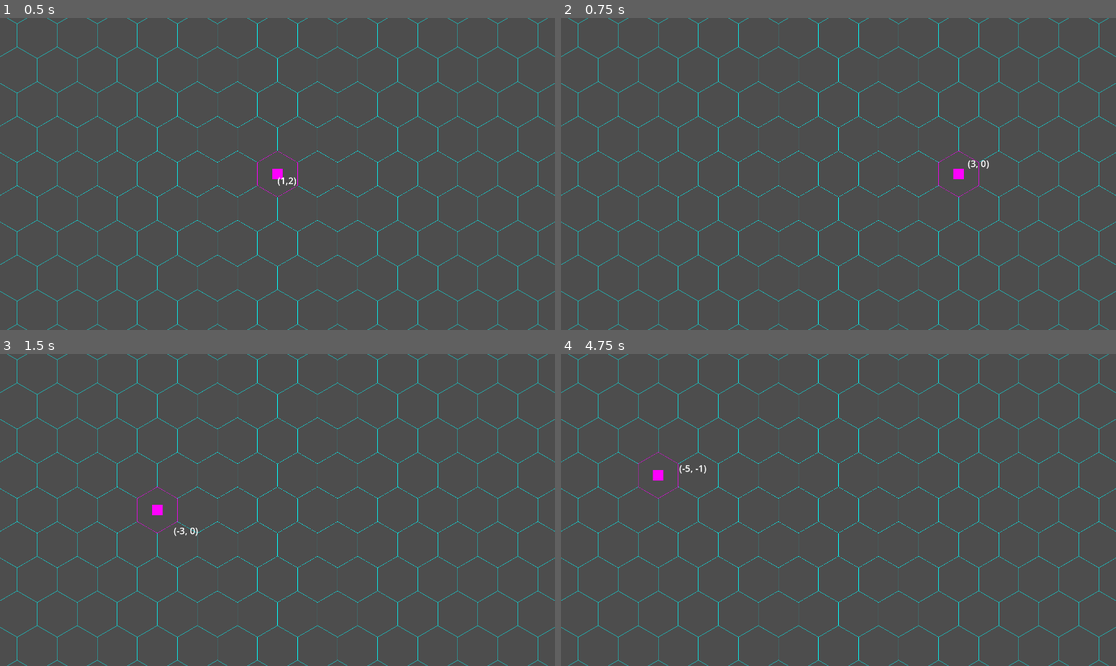
Above: before the commit, frames 1-4 (two rows, left to right).
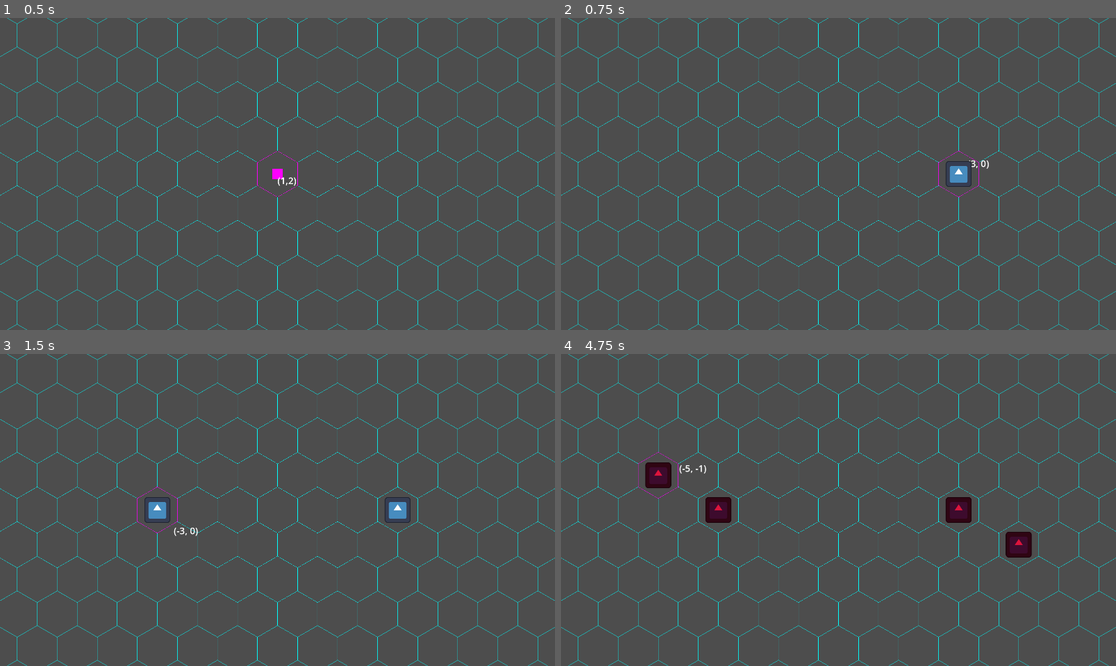
Above: after the commit, the same moments.

Repository: CUGG-2025-Puzzlers/hex-arena
Game: Godot game, scene res://scenes/arena.tscn
Two runs of this game, one before a commit and one after it. Both use one fixed random seed, a clock stepped at 60 frames per second and the inputs below. The engine's default icon, where the game draws it, is replaced by a stand-in: a white triangle on a blue panel in a dark square.
Inputs (mouse positions are in pixels of both pictures, inside the frame that each line leads up to):
- Up to frame 1 (0.5 s): no input
- Up to frame 2 (0.75 s): tap Enter at 0.5 s; move the mouse to (960, 158) at 0.52 s; press the mouse at (960, 158) at 0.53 s; tap Space (fire_magic, bound only after the commit) at 0.6 s
- Up to frame 3 (1.5 s): tap Space (fire_magic, bound only after the commit) at 1.25 s; move the mouse to (166, 525) at 1.27 s; release the mouse at (166, 525) at 1.28 s; click (166, 525) at 1.35 s
- Up to frame 4 (4.75 s): tap E (turn_pure_to_heavy, bound only after the commit) at 1.55, 2.1, 4.55 s; tap Enter at 2, 3.5 s; move the mouse to (894, 441) at 2.02 s; tap Q (turn_pure_to_light, bound only after the commit) at 2.3, 2.85 s; tap Space (fire_magic, bound only after the commit) at 2.75, 3.05, 3.6, 4.25 s; move the mouse to (810, 572) at 2.77 s; move the mouse to (1005, 556) at 3.52 s; press the mouse at (1005, 556) at 3.53 s; move the mouse to (672, 463) at 4.27 s; release the mouse at (672, 463) at 4.28 s; click (672, 463) at 4.35 s

Frame 1 is identical in both runs. In frame 2, 0.2% of the frame differs, in the area x 69-74%, y 45-55%; in frame 3, 0.4%; in frame 4, 1.5%, in the area x 15-85%, y 34-66%.

Commit message:
Magic placement, 3 states, shooting pellets prototypes
Prototype of the magic instances, state switching, shooting etc
For now only neutral can fire, shield and light magic don't do anything

Made the pellet trajectory wiggle slightly for fun, could add randomized speed etc. later

Diff:
--- a/project.godot
+++ b/project.godot
@@ -15,10 +15,37 @@
 config/features=PackedStringArray("4.3", "Forward Plus")
 config/icon="res://assets/textures/icon.svg"
 
+[autoload]
+
+Events="*res://scripts/autoloads/events.gd"
+
 [display]
 
 window/size/viewport_width=1920
 window/size/viewport_height=1080
+
+[input]
+
+turn_pure_to_heavy={
+"deadzone": 0.5,
+"events": [Object(InputEventKey,"resource_local_to_scene":false,"resource_name":"","device":-1,"window_id":0,"alt_pressed":false,"shift_pressed":false,"ctrl_pressed":false,"meta_pressed":false,"pressed":false,"keycode":0,"physical_keycode":69,"key_label":0,"unicode":101,"location":0,"echo":false,"script":null)
+]
+}
+turn_pure_to_light={
+"deadzone": 0.5,
+"events": [Object(InputEventKey,"resource_local_to_scene":false,"resource_name":"","device":-1,"window_id":0,"alt_pressed":false,"shift_pressed":false,"ctrl_pressed":false,"meta_pressed":false,"pressed":false,"keycode":0,"physical_keycode":81,"key_label":0,"unicode":113,"location":0,"echo":false,"script":null)
+]
+}
+place_magic={
+"deadzone": 0.5,
+"events": [Object(InputEventMouseButton,"resource_local_to_scene":false,"resource_name":"","device":-1,"window_id":0,"alt_pressed":false,"shift_pressed":false,"ctrl_pressed":false,"meta_pressed":false,"button_mask":1,"position":Vector2(596, 25),"global_position":Vector2(615, 116),"factor":1.0,"button_index":1,"canceled":false,"pressed":true,"double_click":false,"script":null)
+]
+}
+fire_magic={
+"deadzone": 0.5,
+"events": [Object(InputEventKey,"resource_local_to_scene":false,"resource_name":"","device":-1,"window_id":0,"alt_pressed":false,"shift_pressed":false,"ctrl_pressed":false,"meta_pressed":false,"pressed":false,"keycode":0,"physical_keycode":32,"key_label":0,"unicode":32,"location":0,"echo":false,"script":null)
+]
+}
 
 [physics]
 
--- /dev/null
+++ b/scenes/magic.tscn
@@ -0,0 +1,11 @@
+[gd_scene load_steps=3 format=3 uid="uid://bymw2mj6hkty5"]
+
+[ext_resource type="Script" path="res://scripts/magic.gd" id="1_1u1wh"]
+[ext_resource type="Texture2D" uid="uid://ddpwk5yi3s8v0" path="res://assets/textures/icon.svg" id="2_8w3nk"]
+
+[node name="Magic" type="Node2D"]
+script = ExtResource("1_1u1wh")
+
+[node name="Sprite2D" type="Sprite2D" parent="."]
+scale = Vector2(0.7, 0.7)
+texture = ExtResource("2_8w3nk")
--- /dev/null
+++ b/scenes/pellet.tscn
@@ -0,0 +1,32 @@
+[gd_scene load_steps=4 format=3 uid="uid://dbcvu40g30mk6"]
+
+[ext_resource type="Texture2D" uid="uid://ddpwk5yi3s8v0" path="res://assets/textures/icon.svg" id="1_bb3gb"]
+
+[sub_resource type="PlaceholderTexture2D" id="PlaceholderTexture2D_w1s7e"]
+
+[sub_resource type="RectangleShape2D" id="RectangleShape2D_0puml"]
+
+[node name="Pellet" type="PathFollow2D"]
+
+[node name="CPUParticles2D" type="CPUParticles2D" parent="."]
+amount = 20
+texture = ExtResource("1_bb3gb")
+emission_shape = 1
+emission_sphere_radius = 9.0
+gravity = Vector2(0, 39.2)
+scale_amount_min = 0.03
+scale_amount_max = 0.04
+
+[node name="Sprite2D" type="Sprite2D" parent="."]
+rotation = 0.785398
+scale = Vector2(12, 12)
+texture = SubResource("PlaceholderTexture2D_w1s7e")
+
+[node name="VisibleOnScreenNotifier2D" type="VisibleOnScreenNotifier2D" parent="."]
+position = Vector2(-1.19209e-07, 1.3113e-06)
+scale = Vector2(0.9, 0.9)
+
+[node name="Area2D" type="Area2D" parent="."]
+
+[node name="CollisionShape2D" type="CollisionShape2D" parent="Area2D"]
+shape = SubResource("RectangleShape2D_0puml")
--- a/scripts/autoloads/events.gd
+++ b/scripts/autoloads/events.gd
@@ -4,3 +4,5 @@
 # It should provide functions to call emit those signals.
 # Other scripts should call these functions instead of directly emitting from
 # the signals themselves.
+
+signal select_new_cell
--- /dev/null
+++ b/scripts/magic.gd
@@ -0,0 +1,86 @@
+extends Node2D
+class_name Magic
+
+enum MagicType {NEUTRAL, LIGHT, HEAVY}
+var state = MagicType.NEUTRAL
+
+static var last_placed_cell : Vector2i
+
+const BULLET_SPEED : float = 450
+const BULLET_DISTANCE : float = 800
+
+# Called when the node enters the scene tree for the first time.
+func _ready() -> void:
+	pass # Replace with function body.
+
+func _unhandled_key_input(_event: InputEvent) -> void:
+	if Input.is_action_just_pressed("fire_magic"):
+		if state == MagicType.NEUTRAL and last_placed_cell!=HexCells.curr_cell:
+			var pellet_instance : PathFollow2D = preload("res://scenes/pellet.tscn").instantiate()
+			var dir :Vector2 = get_parent().map_to_local(HexCells.curr_cell)-get_parent().map_to_local(last_placed_cell)
+			dir = dir.normalized()
+			var trajectory: Path2D = Path2D.new()
+			pellet_instance.get_node("VisibleOnScreenNotifier2D")\
+			.screen_exited.connect(trajectory.queue_free)
+			trajectory.curve = Curve2D.new()
+
+			trajectory.curve.add_point(Vector2.ZERO)
+			var last_point: Vector2 = Vector2.ZERO
+			var extra_points = randi_range(1,39)
+			var progress = 0.;
+			for i in range(extra_points):
+				var temp = progress
+				progress+=(1-progress)*1./(randf_range(1,extra_points-i))*clampf(abs(randfn(0,0.2)),0,1)
+				if progress>=1:
+					break
+				var next_point = last_point + (dir*BULLET_DISTANCE-last_point)\
+				.rotated(randfn(0,PI/lerpf(30,6,progress-temp)))*(progress-temp)/(1.-temp)
+				var other_option = dir.rotated(randfn(0,PI/lerpf(100,10,progress-temp)))*BULLET_DISTANCE*progress
+				next_point = abs(randfn(0.,0.05))*(other_option-next_point)+next_point
+				trajectory.curve.add_point(next_point)
+				last_point = next_point
+			trajectory.curve.add_point(dir*BULLET_DISTANCE)
+
+			add_child(trajectory)
+			trajectory.add_child(pellet_instance)
+
+	if state==MagicType.NEUTRAL:
+		var possible_states = []
+		if Input.is_action_just_pressed("turn_pure_to_heavy"):
+			possible_states.append(MagicType.HEAVY)
+		if Input.is_action_just_pressed("turn_pure_to_light"):
+			possible_states.append(MagicType.LIGHT)
+		if not possible_states.is_empty():
+			state = possible_states.pick_random()
+			change_state()
+
+func change_state():
+	match state:
+		MagicType.NEUTRAL:
+			modulate=Color.WHITE
+		MagicType.HEAVY:
+			modulate=Color.CRIMSON
+		MagicType.LIGHT:
+			modulate=Color.CYAN
+
+func _process(delta: float) -> void:
+	if get_child_count()==0:
+		return
+	#print(get_child_count())
+	var finished_paths = []
+	for child_path in get_children():
+		if not is_instance_valid(child_path) or child_path is not Path2D:
+			continue
+		if child_path.get_child_count()==0:
+			finished_paths.append(child_path)
+			continue
+		var pellet: PathFollow2D = child_path.get_child(0)
+		if not is_instance_valid(pellet):
+			finished_paths.append(child_path)
+			continue
+		var temp = pellet.progress_ratio
+		pellet.progress+=BULLET_SPEED*delta
+		if pellet.progress_ratio<temp:
+			finished_paths.append(child_path)
+	for child_path in finished_paths:
+		child_path.queue_free()
--- a/scripts/resources/Hex-Cells.gd
+++ b/scripts/resources/Hex-Cells.gd
@@ -74,8 +74,17 @@
 
 		if curr_cell!=new_curr_cell:
 			curr_cell = new_curr_cell
+			Events.emit_signal("select_new_cell",curr_cell)
 			queue_redraw()
-
+	if Input.is_action_pressed("place_magic"):
+		if cell_dict.has(curr_cell) and \
+		not is_instance_valid(cell_dict[curr_cell]):
+			var magic_instance = preload("res://scenes/magic.tscn").instantiate()
+			magic_instance.position = map_to_local(curr_cell)
+			cell_dict[curr_cell]=magic_instance
+			add_child(magic_instance)
+			magic_instance.add_to_group('magic')
+			Magic.last_placed_cell=curr_cell
 
 func _draw() -> void:
 	if points.is_empty():
@@ -139,7 +148,7 @@
 
 	var result = Vector2i(x,y)
 
-	if randf()>0.5 and cell_dict.has(result):
+	if cell_dict.has(result):
 		get_node("LazyFollow").position = map_to_local(result)
 
 	text.text = str(result)
